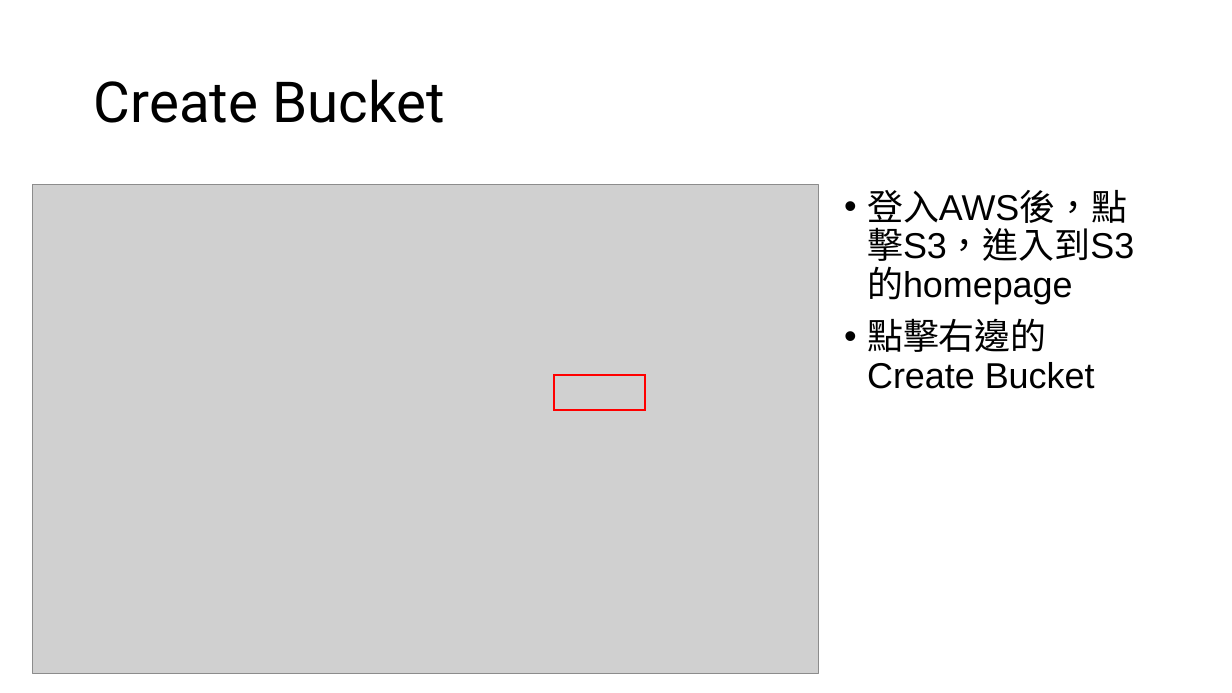
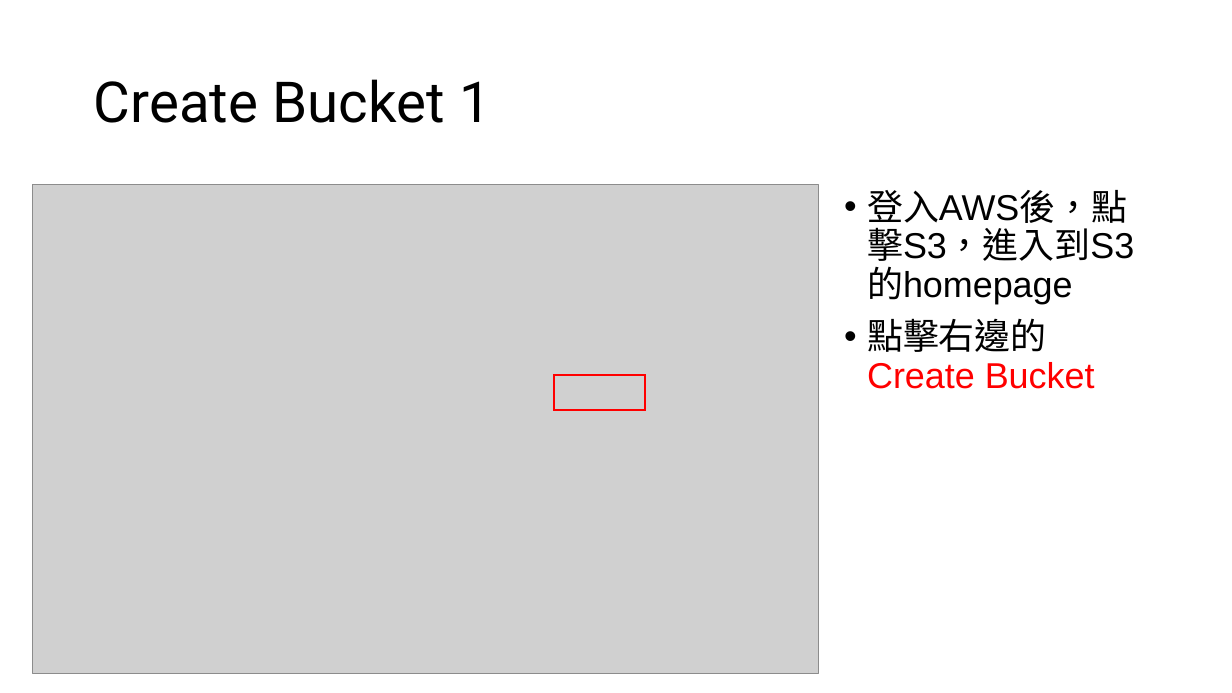
Before and after one commit to ariel055132/Notes, a slide deck: slide 4 of AWS/source/S3/S3BucketsObjects.pptx. Drawn at 1232x693 pixels with LibreOffice and Linux fonts; fonts in the diff are those of the drawing; grey boxes stand for pictures. Boxes give left, top, right and bottom in pixels: in the first picture for what was removed or moved away, otherwise in the second. Text is boxed around its words. In the diff, an @@ line names an element or a change of style, - is before the commit and + after.

Commit message:
finish working with s3 buckets and objects basics

```diff
--- a/AWS/source/S3/S3BucketsObjects.pptx
+++ b/AWS/source/S3/S3BucketsObjects.pptx
@@ title at <box>94,79,491,123</box>: text changed @@
-Create Bucket
+Create Bucket 1
@@ text at <box>867,318,1095,389</box>: text colour #000000 to #FF0000 in "點擊右邊的Create Bucket" @@
```
Also in this commit, not shown: 2 other slides changed, 12 slides added.
